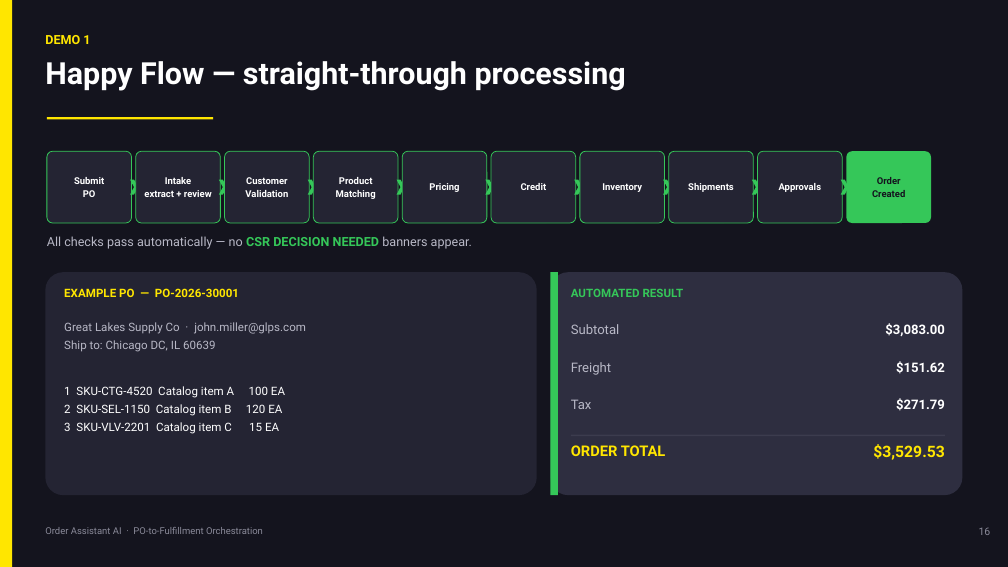
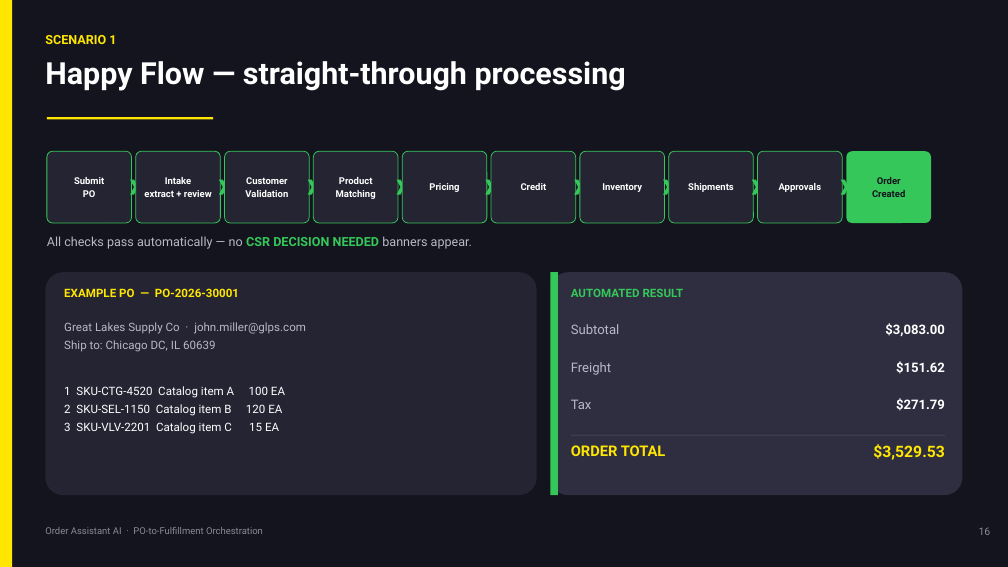
Before and after one commit to sanjayk-ey/pofullfilmentpoc, a slide deck: slide 16 of demo/PO-Fulfillment-Orchestration-Architecture.pptx. Drawn at 1008x567 pixels with LibreOffice and Linux fonts; fonts in the diff are those of the drawing. Boxes give left, top, right and bottom in pixels: in the first picture for what was removed or moved away, otherwise in the second. Text is boxed around its words. In the diff, an @@ line names an element or a change of style, - is before the commit and + after.

```diff
--- a/demo/PO-Fulfillment-Orchestration-Architecture.pptx
+++ b/demo/PO-Fulfillment-Orchestration-Architecture.pptx
@@ text at [45, 35, 116, 44]: text changed @@
-DEMO 1
+SCENARIO 1
```
Also in this commit, not shown: 8 other slides changed, 1 other file.
